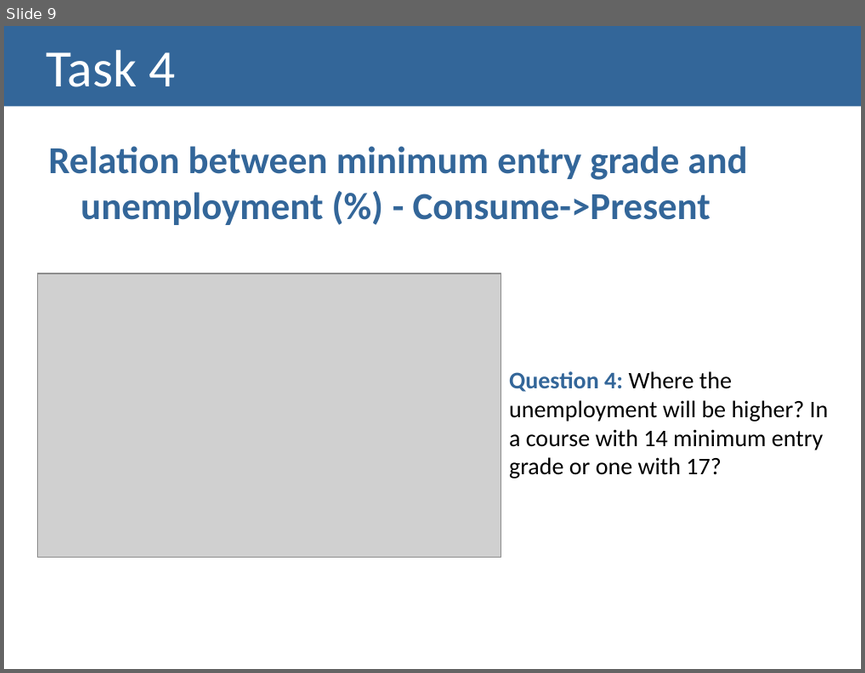
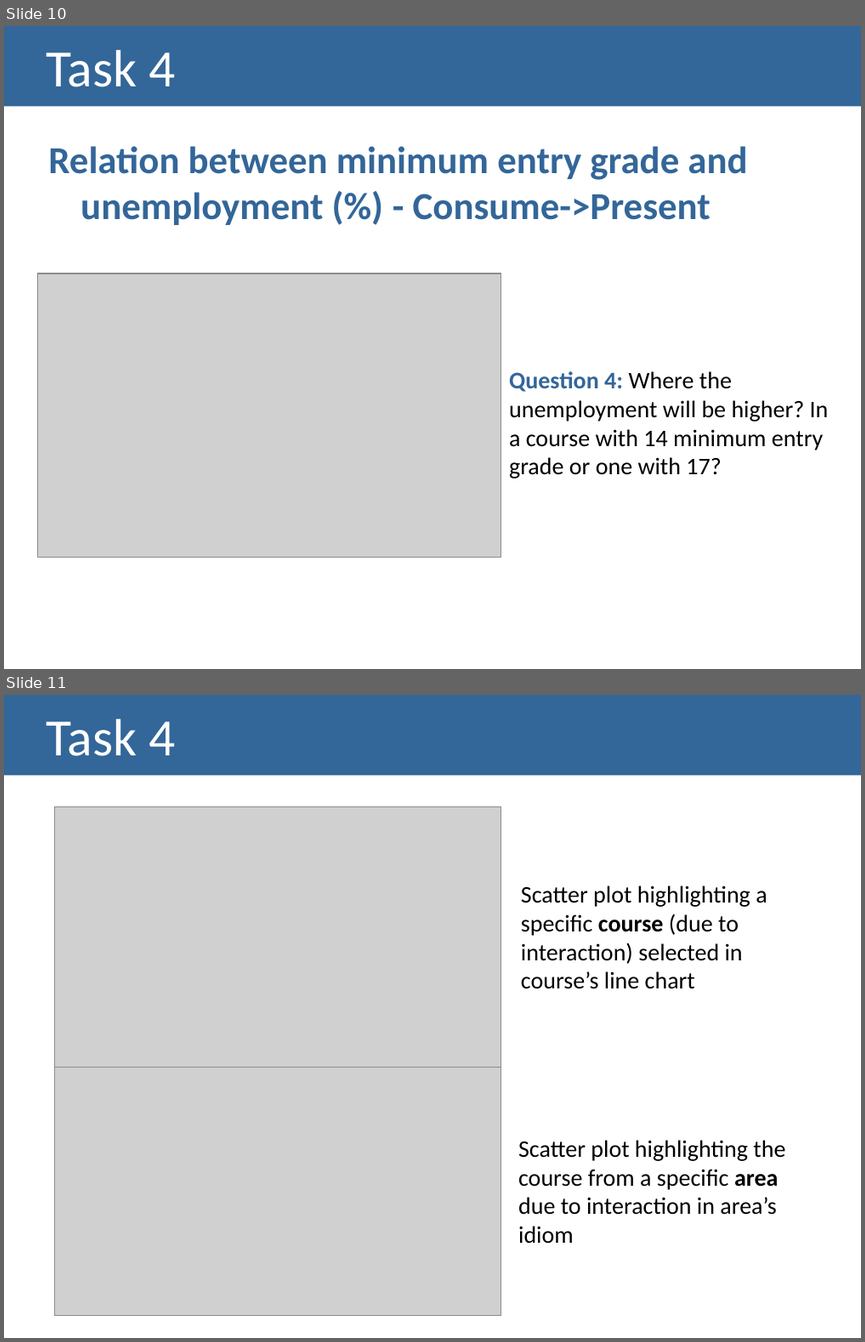
Before and after one commit to Strabox/Higher-Education-Unemployment-Portugal, a slide deck: III-Checkpoint/III-Checkpoint Presentation.pptx. Shown one above the other, each under a label of ours: slide 9 before the commit, slides 10 and 11 after it. The pictures are 865x673 and 865x1342 pixels, drawn with LibreOffice and Linux fonts; fonts in the diff are those of the drawing; grey boxes stand for pictures. Boxes give left, top, right and bottom in pixels: in the first picture for what was removed or moved away, otherwise in the second. Text is boxed around its words. In the diff, an @@ line names an element or a change of style, - is before the commit and + after.

```diff
--- a/III-Checkpoint/III-Checkpoint Presentation.pptx
+++ b/III-Checkpoint/III-Checkpoint Presentation.pptx
@@ slide 11 added at (4, 695, 861, 1338), background #FFFFFF @@
@@ title added at (4, 695, 861, 776), fill #336699, 44 pt, text #FFFFFF @@
+Task 4
@@ picture added at (54, 807, 501, 1067) @@
@@ text added at (521, 885, 766, 989), 20 pt, text #000000 @@
+Scatter plot highlighting a specific course (due to interaction) selected in course’s line chart
@@ picture added at (54, 1067, 501, 1315) @@
@@ text added at (518, 1140, 785, 1243), 20 pt, text #000000 @@
+Scatter plot highlighting the course from a specific area due to interaction in area’s idiom
@@ what was slide 9 is now slide 10 @@
```
Also in this commit, not shown: 3 slides changed, 1 other slide added.
